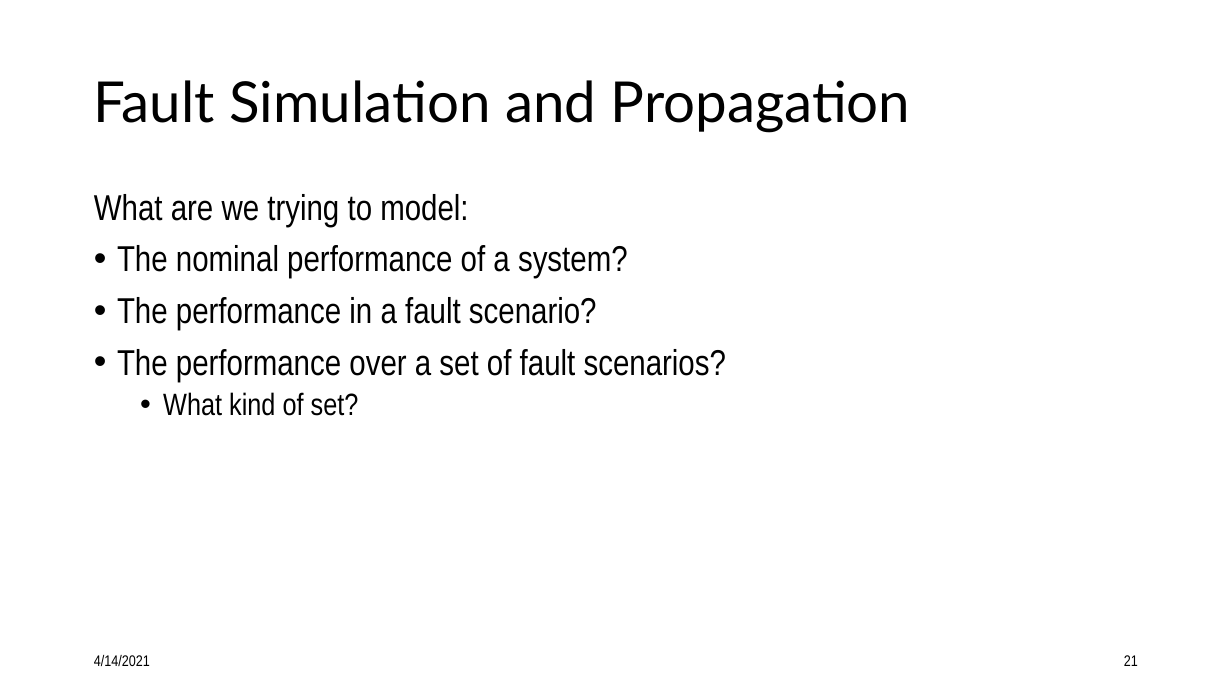
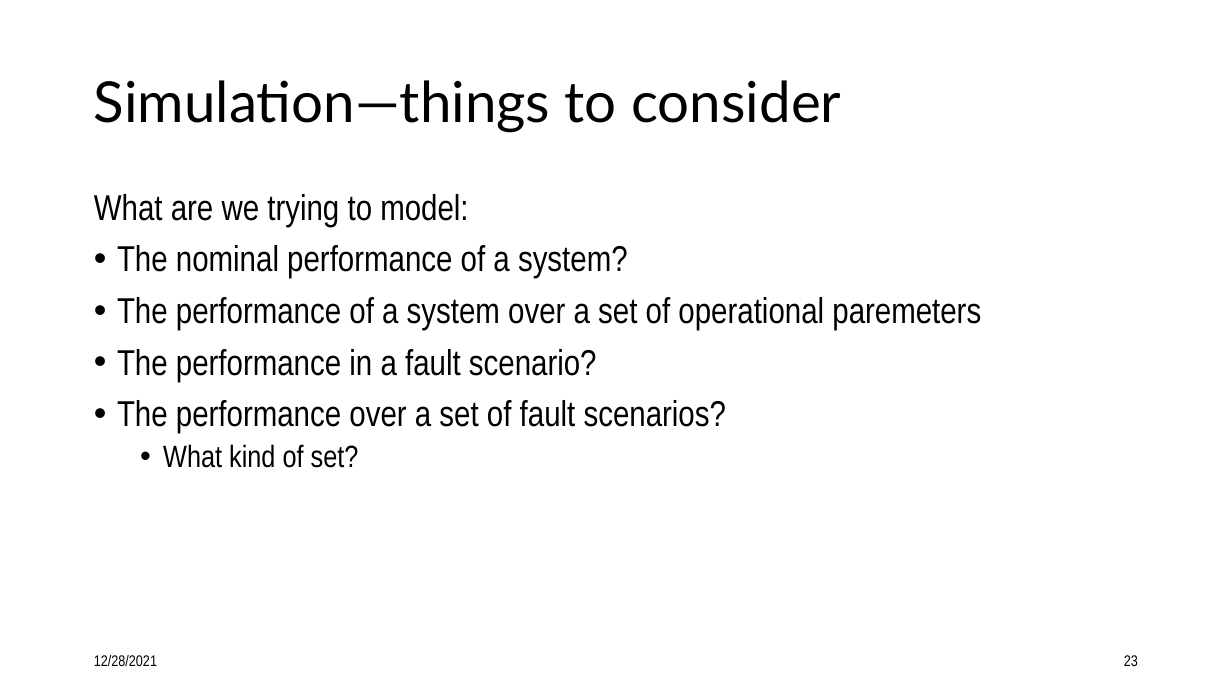
Before and after one commit to nasa/fmdtools, a slide deck: slide 23 of docs/Intro to fmdtools.pptx (slide 21 before the commit). Drawn at 1232x693 pixels with LibreOffice and Linux fonts; fonts in the diff are those of the drawing. Boxes give left, top, right and bottom in pixels: in the first picture for what was removed or moved away, otherwise in the second. Text is boxed around its words. In the diff, an @@ line names an element or a change of style, - is before the commit and + after.

```diff
--- a/docs/Intro to fmdtools.pptx
+++ b/docs/Intro to fmdtools.pptx
@@ title at (x1=94, y1=80, x2=841, y2=132): text changed @@
-Fault Simulation and Propagation
+Simulation—things to consider
@@ text at (x1=117, y1=297, x2=981, y2=330): paragraph added @@
+• The performance of a system over a set of operational paremeters
@@ text at (x1=94, y1=655, x2=157, y2=666): text changed @@
-4/14/2021
+12/28/2021
@@ page number at (x1=1124, y1=655, x2=1138, y2=666): text changed @@
-21
+23
```
Also in this commit, not shown: 32 other slides changed, 5 slides added, 3 slides removed, 14 other files.
